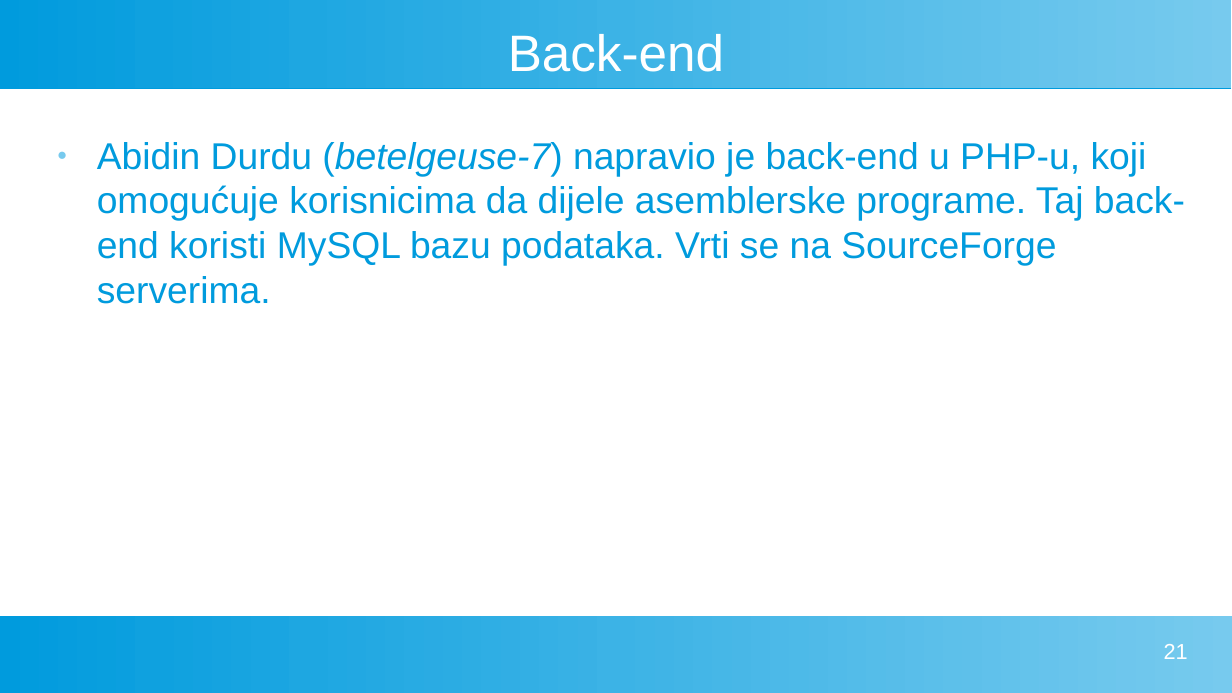
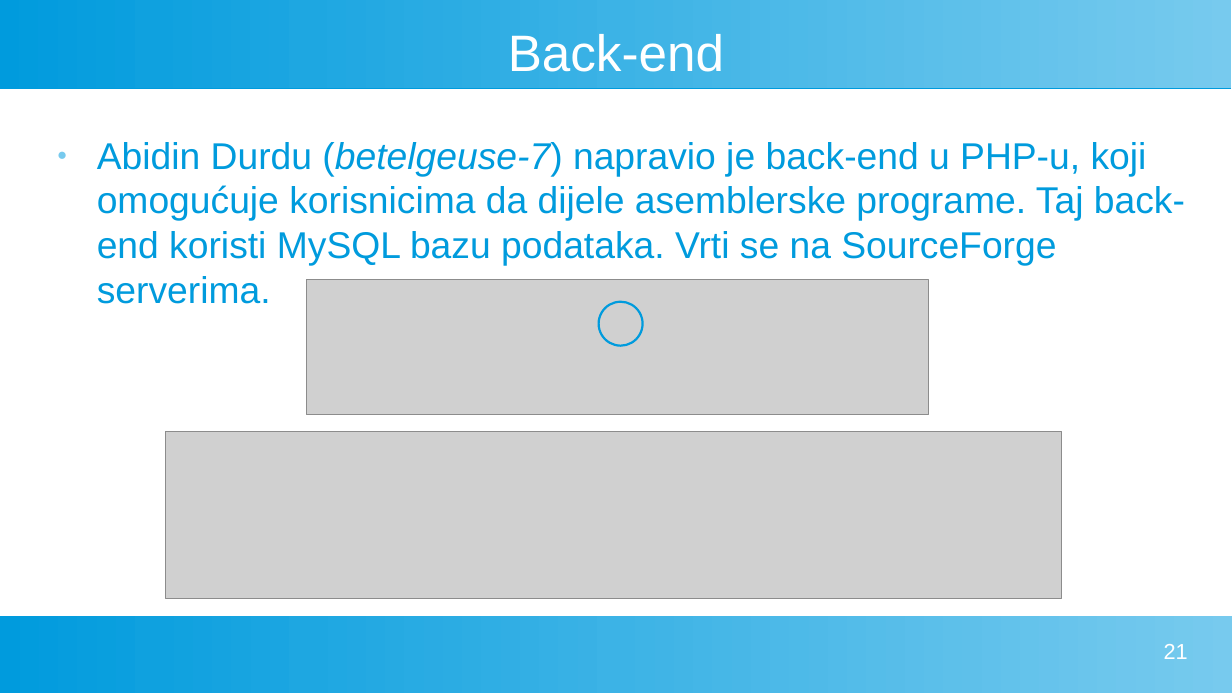
Before and after one commit to FlatAssembler/PicoBlaze_Simulator_in_JS, a slide deck: slide 21 of seminar/PicoBlaze.odp. Drawn at 1232x693 pixels with LibreOffice and Linux fonts; fonts in the diff are those of the drawing; grey boxes stand for pictures. Boxes give left, top, right and bottom in pixels: in the first picture for what was removed or moved away, otherwise in the second. Text is boxed around its words. In the diff, an @@ line names an element or a change of style, - is before the commit and + after.

Commit message:
Added the image of the dialog box to the presentation

```diff
--- a/seminar/PicoBlaze.odp
+++ b/seminar/PicoBlaze.odp
@@ picture added at [306,279,929,415] @@
@@ ellipse added at [599,302,643,345], outline #009BDD 1.42 pt @@
@@ picture added at [165,432,1062,599] @@
```
Also in this commit, not shown: 2 other slides changed, 1 other file.
